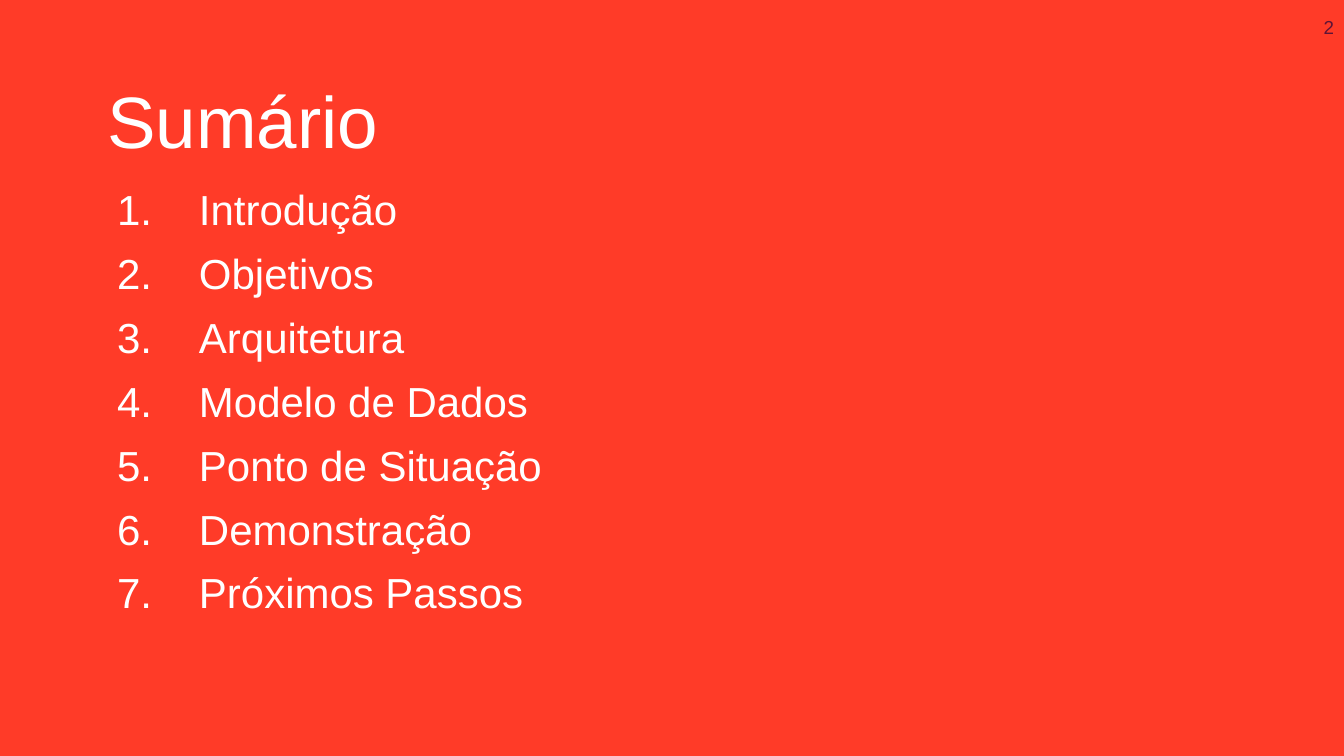
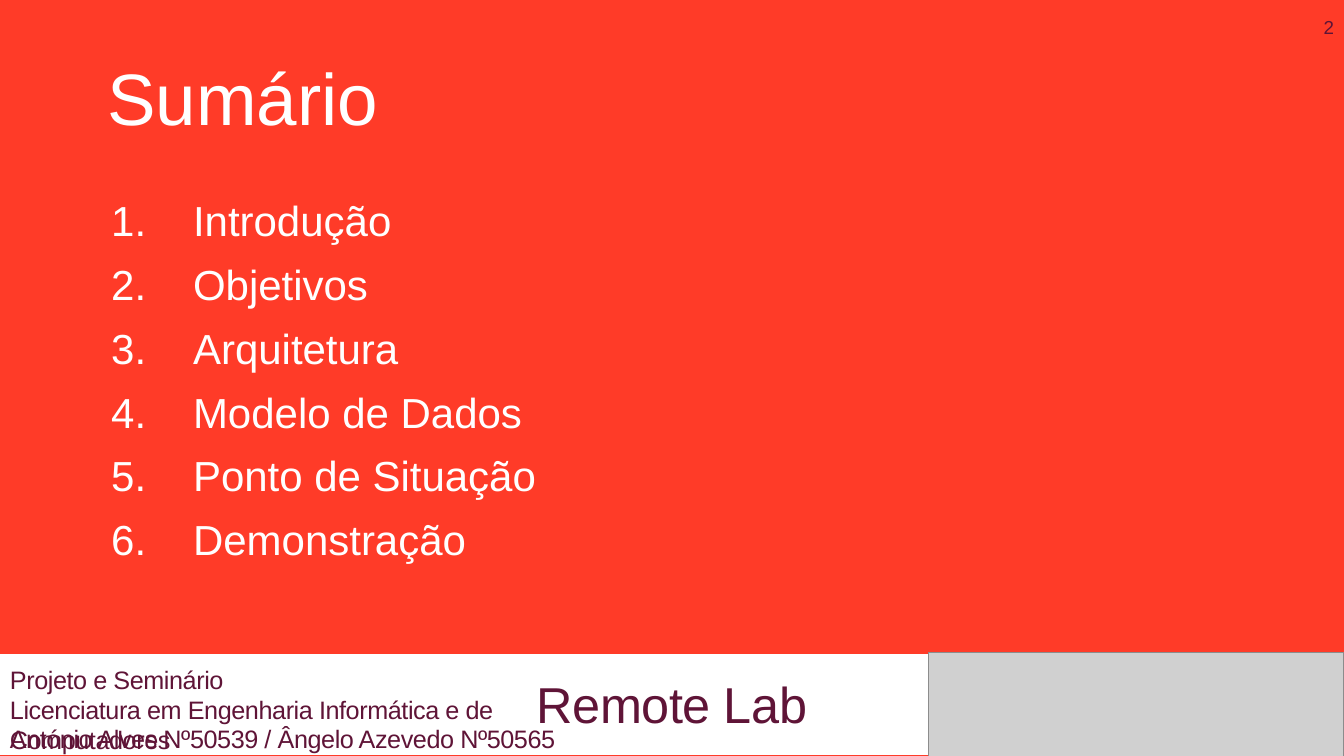
Before and after one commit to isel-remote-lab/documentation, a slide deck: slide 2 of img/ApresentacaoProgressoRL.pptx. Drawn at 1344x756 pixels with LibreOffice and Linux fonts; fonts in the diff are those of the drawing; grey boxes stand for pictures. Boxes give left, top, right and bottom in pixels: in the first picture for what was removed or moved away, otherwise in the second. Text is boxed around its words. In the diff, an @@ line names an element or a change of style, - is before the commit and + after.

```diff
--- a/img/ApresentacaoProgressoRL.pptx
+++ b/img/ApresentacaoProgressoRL.pptx
@@ text "Sumário": place and size @@
-text "Sumário" at <box>107,94,378,149</box>
+text "Sumário" at <box>107,71,378,126</box>
@@ text "Introdução": place and size @@
-text "Introdução" at <box>199,194,542,609</box>
+text "Introdução" at <box>193,205,536,564</box>
@@ text at <box>199,577,523,609</box>: paragraph removed @@
-7. Próximos Passos
@@ group added at <box>0,653,1344,756</box>: 3 texts, 1 rectangle, 1 picture @@
+Remote Lab
+António Alves Nº50539 / Ângelo Azevedo Nº50565
+Projeto e Seminário
+Licenciatura em Engenharia Informática e de Computadores
```
Also in this commit, not shown: 5 other slides changed, 3 slides added, 4 slides removed, 1 other file.
